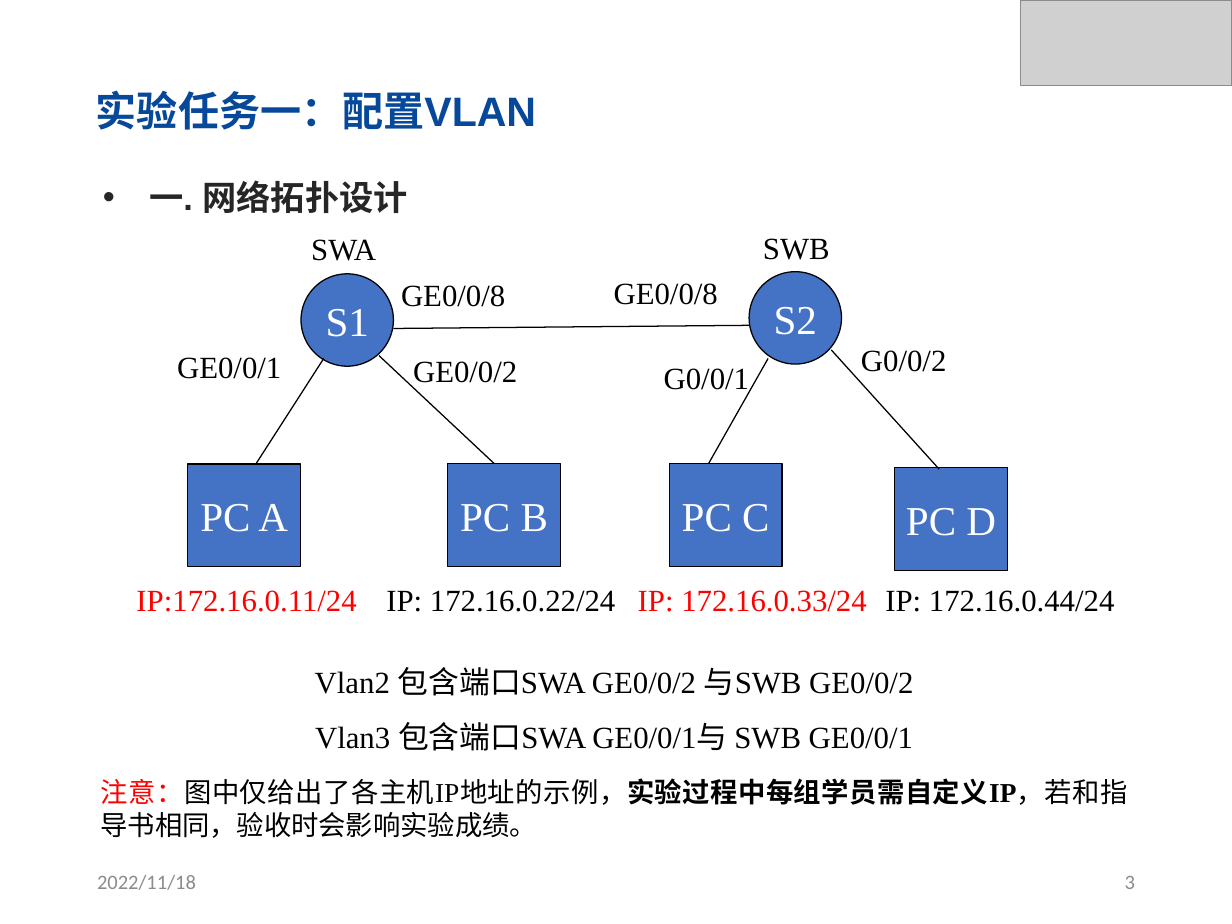
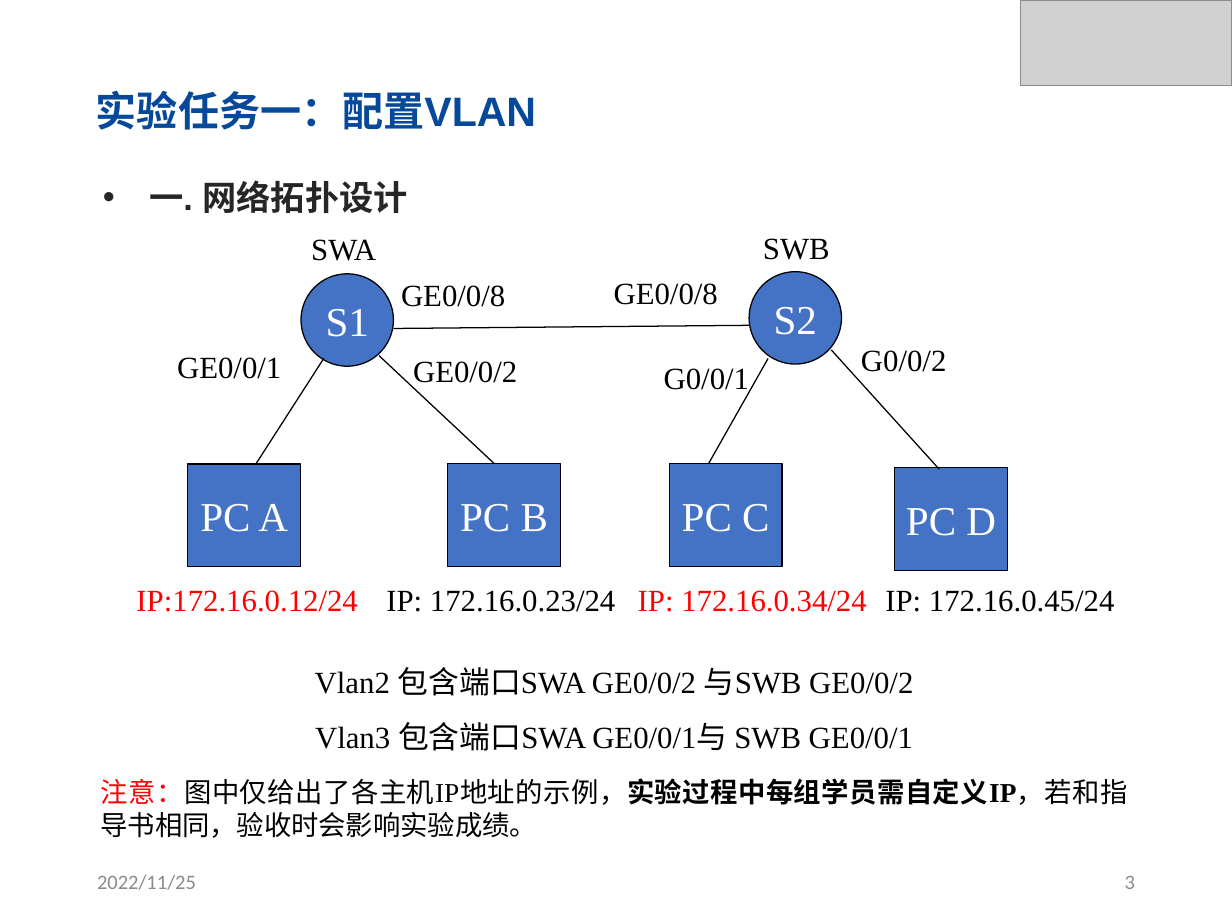
Before and after one commit to spiritTrance/dasanshang_homework, a slide deck: slide 3 of experiment/计网/计算机网络实验2/2022计网实验1-2_eNSP仿真/实验2_VLAN配置/01 实验2_VLAN配置及协议分析.pptx. Drawn at 1232x924 pixels with LibreOffice and Linux fonts; fonts in the diff are those of the drawing; grey boxes stand for pictures. Boxes give left, top, right and bottom in pixels: in the first picture for what was removed or moved away, otherwise in the second. Text is boxed around its words. In the diff, an @@ line names an element or a change of style, - is before the commit and + after.

```diff
--- a/experiment/计网/计算机网络实验2/2022计网实验1-2_eNSP仿真/实验2_VLAN配置/01 实验2_VLAN配置及协议分析.pptx
+++ b/experiment/计网/计算机网络实验2/2022计网实验1-2_eNSP仿真/实验2_VLAN配置/01 实验2_VLAN配置及协议分析.pptx
@@ text at box(136, 590, 357, 612): text changed @@
-IP:172.16.0.11/24
+IP:172.16.0.12/24
@@ text at box(386, 590, 615, 612): text changed @@
-IP: 172.16.0.22/24
+IP: 172.16.0.23/24
@@ text at box(638, 590, 866, 612): text changed @@
-IP: 172.16.0.33/24
+IP: 172.16.0.34/24
@@ text at box(885, 590, 1114, 612): text changed @@
-IP: 172.16.0.44/24
+IP: 172.16.0.45/24
@@ text at box(97, 875, 196, 890): text changed @@
-2022/11/18
+2022/11/25
```
Also in this commit, not shown: 13 other slides changed, 1 other file.
